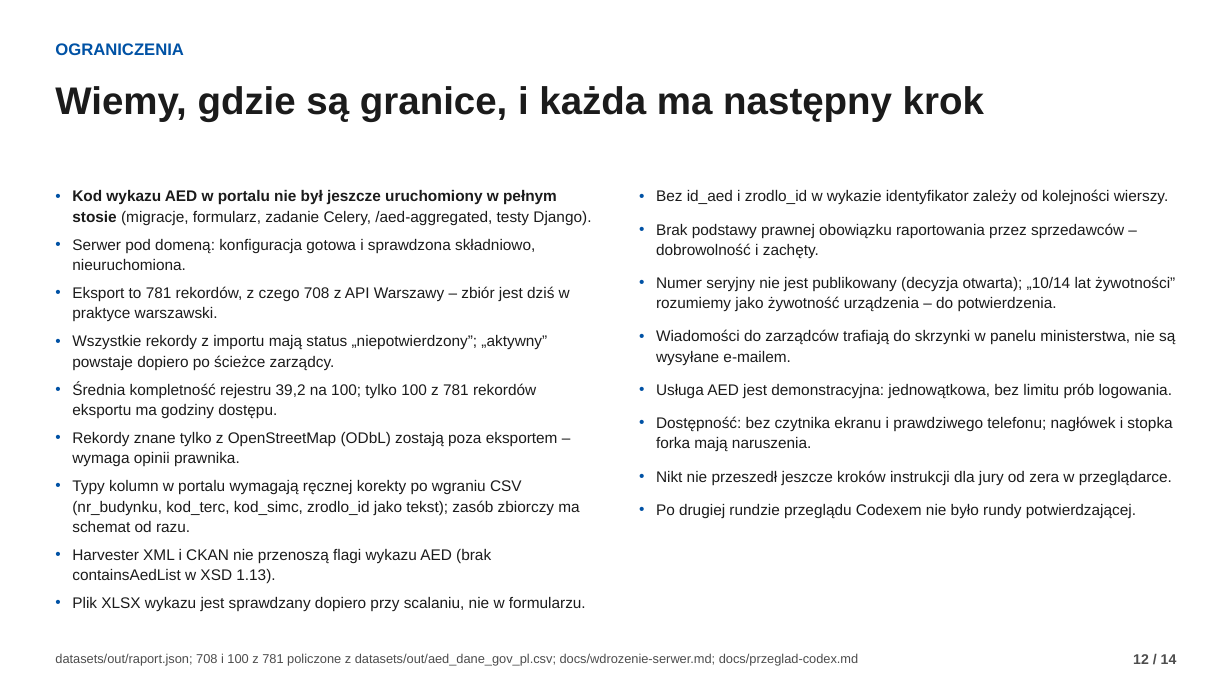
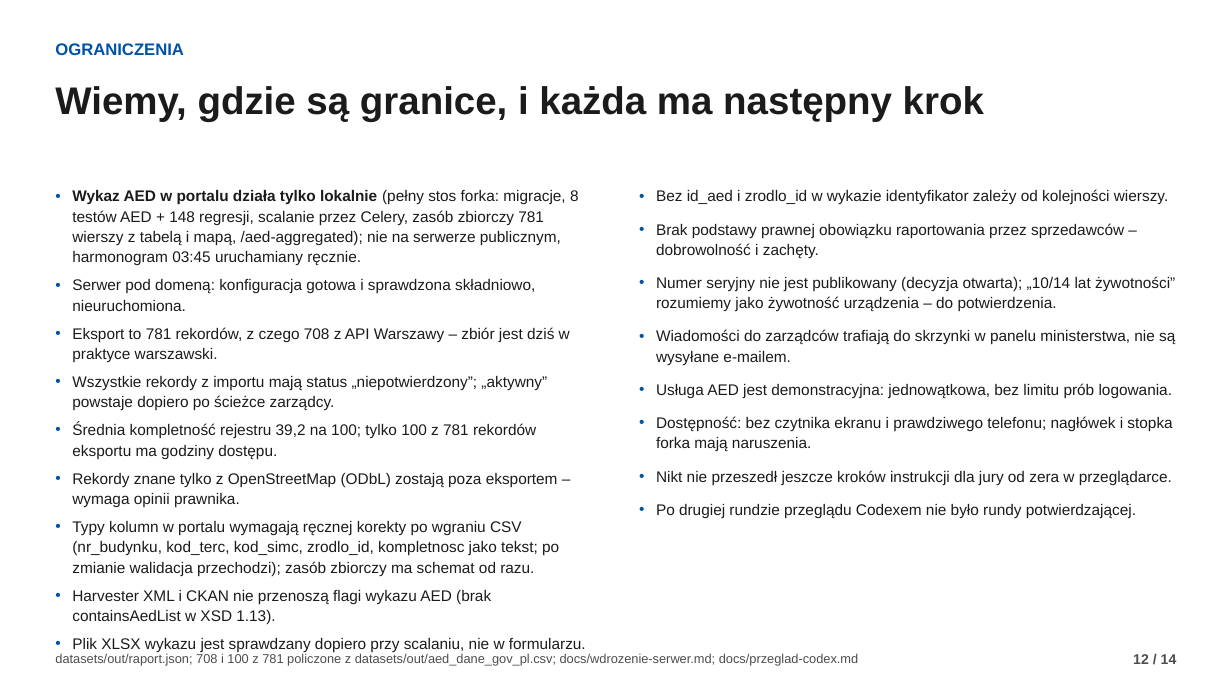
Before and after one commit to fidok15/AED, a slide deck: slide 12 of docs/prezentacja/misja-aed.pptx. Drawn at 1232x693 pixels with LibreOffice and Linux fonts; fonts in the diff are those of the drawing. Boxes give left, top, right and bottom in pixels: in the first picture for what was removed or moved away, otherwise in the second. Text is boxed around its words. In the diff, an @@ line names an element or a change of style, - is before the commit and + after.

Commit message:
docs: real portal screenshots (dataset, admin form, table, map), documents follow what was run
- frontend fork against the local API shows the national list with 781 rows in the table and on the map
- admin panel: editing, list as a link, manual column types confirmed by clicking
- presentation rebuilt with the screenshots; limitation now reads 'run locally only'

```diff
--- a/docs/prezentacja/misja-aed.pptx
+++ b/docs/prezentacja/misja-aed.pptx
@@ text at (72,190,579,265): text changed @@
-• Kod wykazu AED w portalu nie był jeszcze uruchomiony w pełnym stosie (migracje, formularz, zadanie Celery, /aed-aggregated, testy Django).
+• Wykaz AED w portalu działa tylko lokalnie (pełny stos forka: migracje, 8 testów AED + 148 regresji, scalanie przez Celery, zasób zbiorczy 781 wierszy z tabelą i mapą, /aed-aggregated); nie na serwerze publicznym, harmonogram 03:45 uruchamiany ręcznie.
@@ text at (72,521,559,576): text changed @@
-• Typy kolumn w portalu wymagają ręcznej korekty po wgraniu CSV (nr_budynku, kod_terc, kod_simc, zrodlo_id jako tekst); zasób zbiorczy ma schemat od razu.
+• Typy kolumn w portalu wymagają ręcznej korekty po wgraniu CSV (nr_budynku, kod_terc, kod_simc, zrodlo_id, kompletnosc jako tekst; po zmianie walidacja przechodzi); zasób zbiorczy ma schemat od razu.
```
Also in this commit, not shown: 5 other slides changed, 16 other files.
